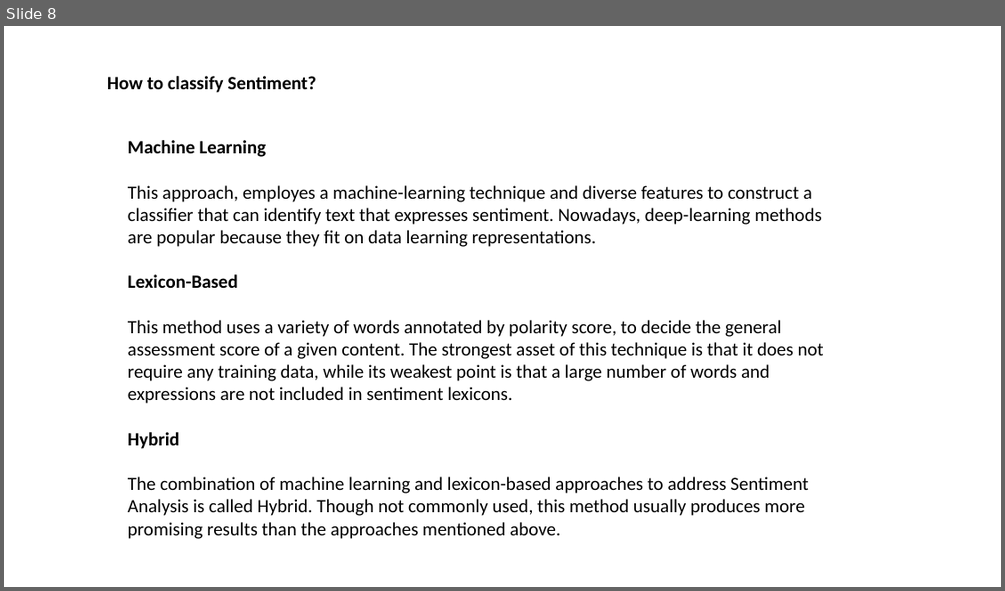
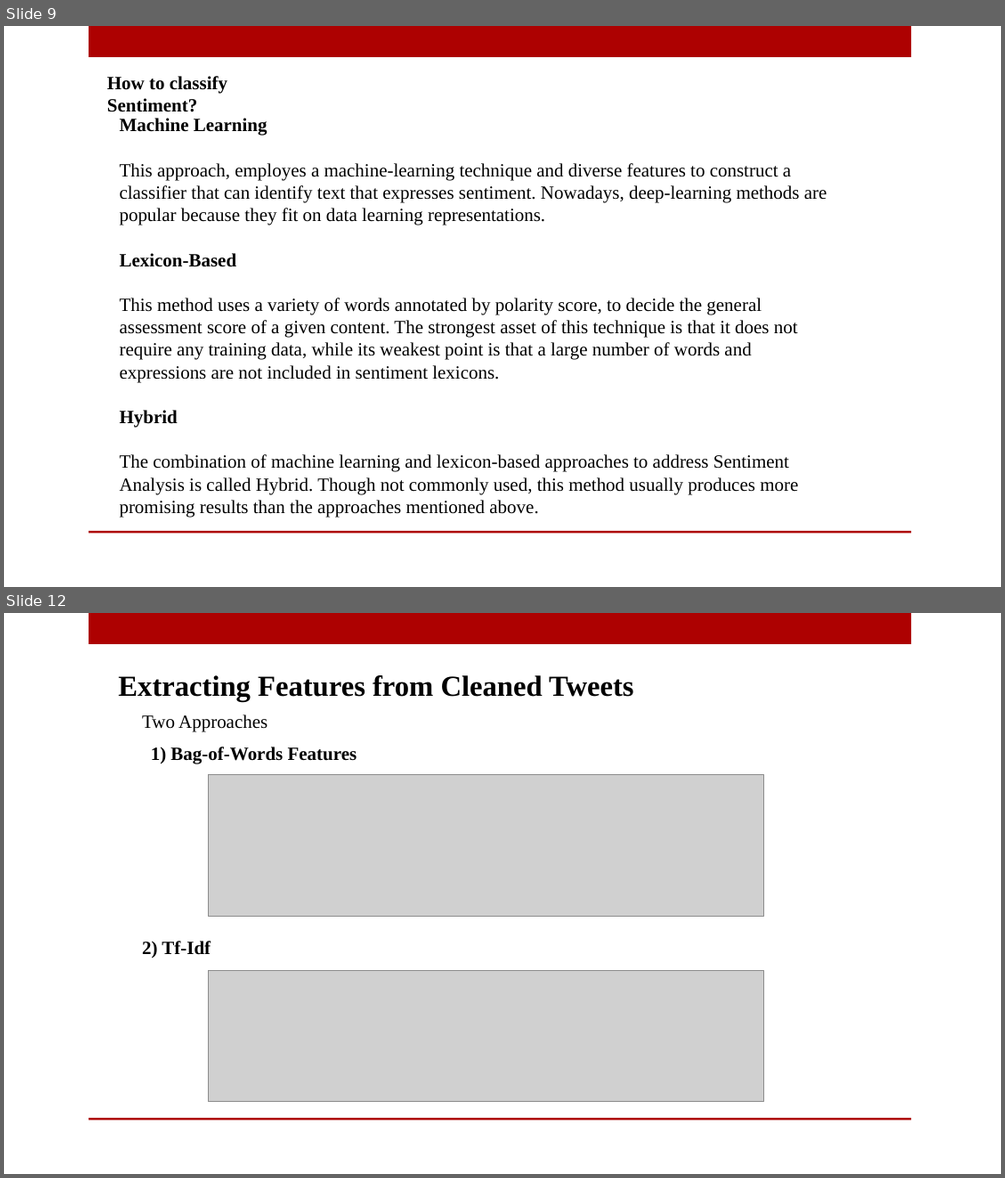
Before and after one commit to slugger07/ML-Experiments, a slide deck: Racism Analysis Twitter Data/Sentiment Analysis.pptx. Shown one above the other, each under a label of ours: slide 8 before the commit, slides 9 and 12 after it; the slides between them are not shown. The pictures are 1005x591 and 1005x1178 pixels, drawn with LibreOffice and Linux fonts; fonts in the diff are those of the drawing; grey boxes stand for pictures; background and template pictures are left out. Boxes give left, top, right and bottom in pixels: in the first picture for what was removed or moved away, otherwise in the second. Text is boxed around its words. In the diff, an @@ line names an element or a change of style, - is before the commit and + after.

```diff
--- a/Racism Analysis Twitter Data/Sentiment Analysis.pptx
+++ b/Racism Analysis Twitter Data/Sentiment Analysis.pptx
@@ slide 12 added at box(4, 613, 1001, 1174), background picture (left out); not listed: 2 template elements that a slide beside it also shows @@
@@ text added at box(118, 675, 633, 701), 28 pt, text #000000, bold @@
+Extracting Features from Cleaned Tweets
@@ text added at box(142, 714, 267, 731), 18 pt, text #000000 @@
+Two Approaches
@@ text added at box(151, 747, 357, 764), 18 pt, text #000000, bold @@
+1) Bag-of-Words Features
@@ picture added at box(208, 774, 763, 915) @@
@@ text added at box(142, 941, 210, 957), 18 pt, text #000000, bold @@
+2) Tf-Idf
@@ picture added at box(208, 971, 763, 1102) @@
@@ what was slide 8 is now slide 9 @@
@@ slide 9 changed as well @@
@@ rectangle added at box(89, 26, 911, 57), fill #AD0101 @@
@@ text "How to classify Sentiment?" at box(107, 76, 227, 112): font Calibri to Times New Roman @@
@@ text "Machine Learning" at box(120, 118, 827, 517): font Calibri to Times New Roman @@
@@ text "Machine Learning": place and size @@
-text "Machine Learning" at box(128, 140, 824, 539)
+text "Machine Learning" at box(120, 118, 827, 517)
@@ rectangle added at box(89, 531, 911, 533), fill #AD0101 @@
```
Also in this commit, not shown: 5 other slides changed, 15 other slides added, 4 slides removed, 1 other file.
